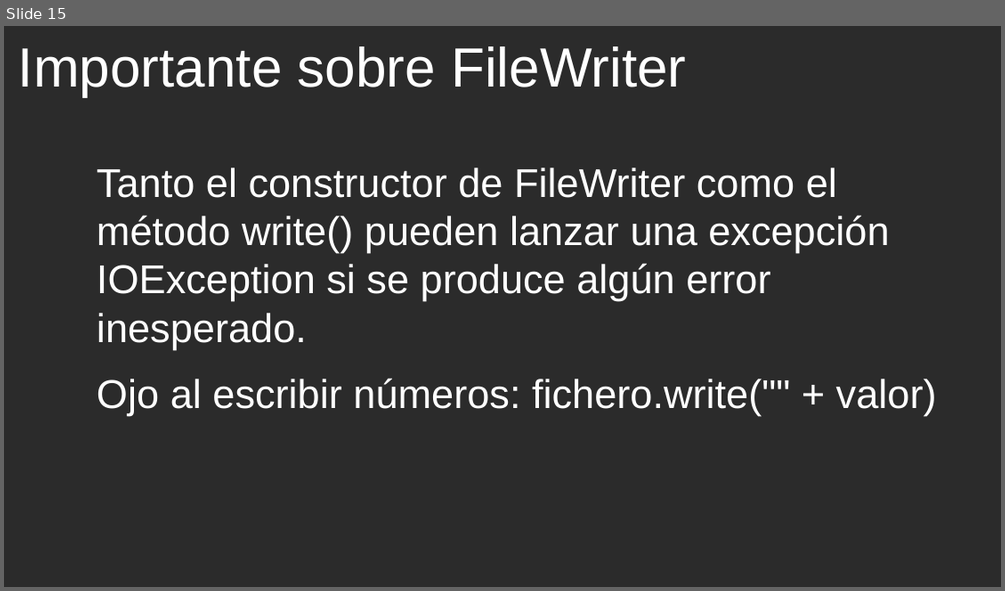
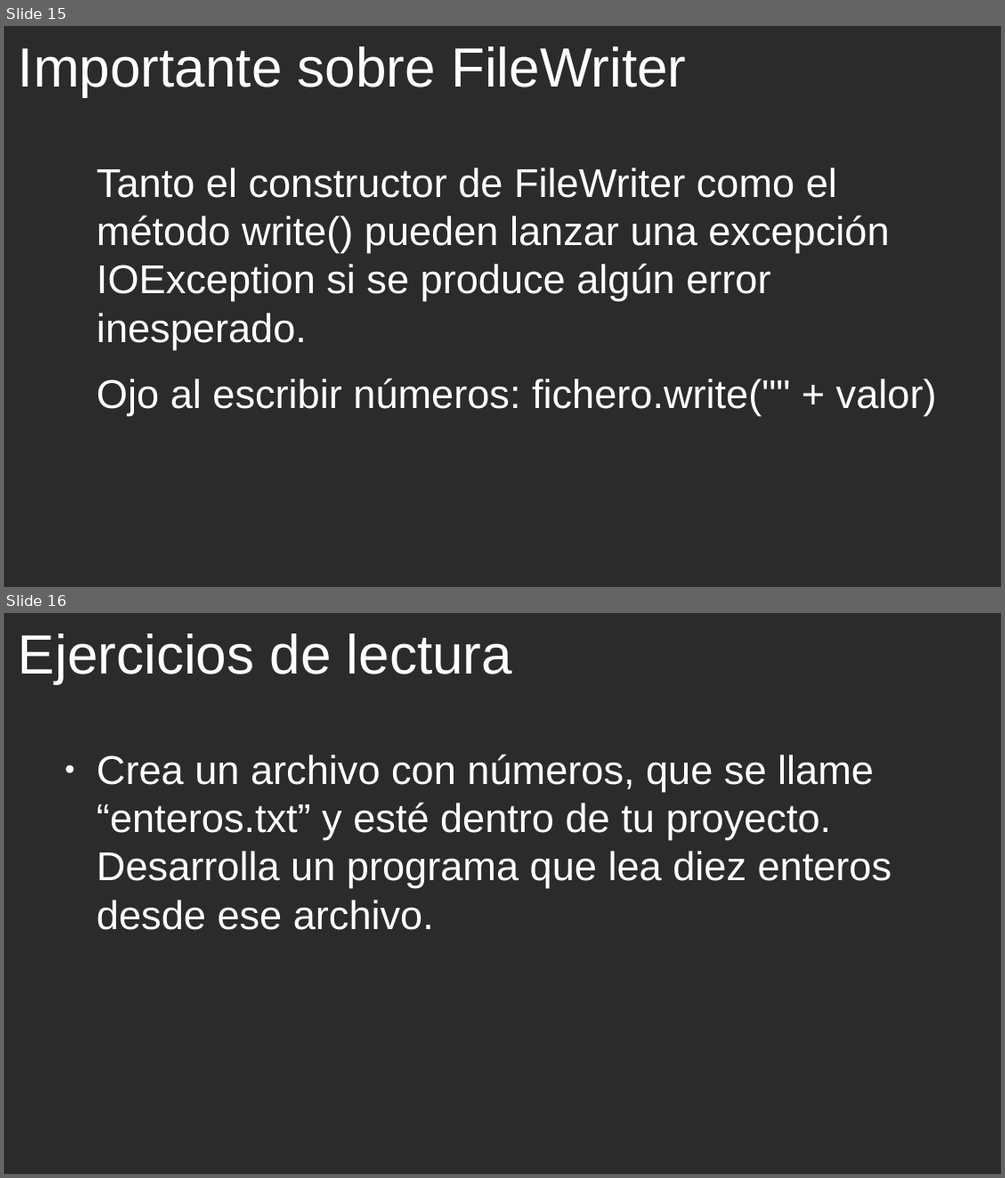
Before and after one commit to cmorenoruiz/ApuntesProgramacion, a slide deck: Unidad 11 Ficheros/Clase FileWriter Presentación para clase.odp. Shown one above the other, each under a label of ours: slide 15 before the commit, slides 15 and 16 after it. The pictures are 1005x591 and 1005x1178 pixels, drawn with LibreOffice and Linux fonts; fonts in the diff are those of the drawing; background and template pictures are left out; a plain dark background stands for a picture behind light text. Boxes give left, top, right and bottom in pixels: in the first picture for what was removed or moved away, otherwise in the second. Text is boxed around its words. In the diff, an @@ line names an element or a change of style, - is before the commit and + after.

Commit message:
Añadidos ejemplos para practicar lectura y escritura

```diff
--- a/Unidad 11 Ficheros/Clase FileWriter Presentación para clase.odp
+++ b/Unidad 11 Ficheros/Clase FileWriter Presentación para clase.odp
@@ slide 16 added at bbox=[4, 613, 1001, 1174], background picture (left out) @@
@@ title added at bbox=[18, 633, 512, 684], 44 pt, text #FFFFFF @@
+Ejercicios de lectura
@@ text added at bbox=[97, 754, 892, 930], 32 pt, text #FFFFFF @@
+● Crea un archivo con números, que se llame “enteros.txt” y esté dentro de tu proyecto. Desarrolla un programa que lea diez enteros desde ese archivo.
```
Also in this commit, not shown: 5 slides changed, 1 other slide added, 1 other file.
